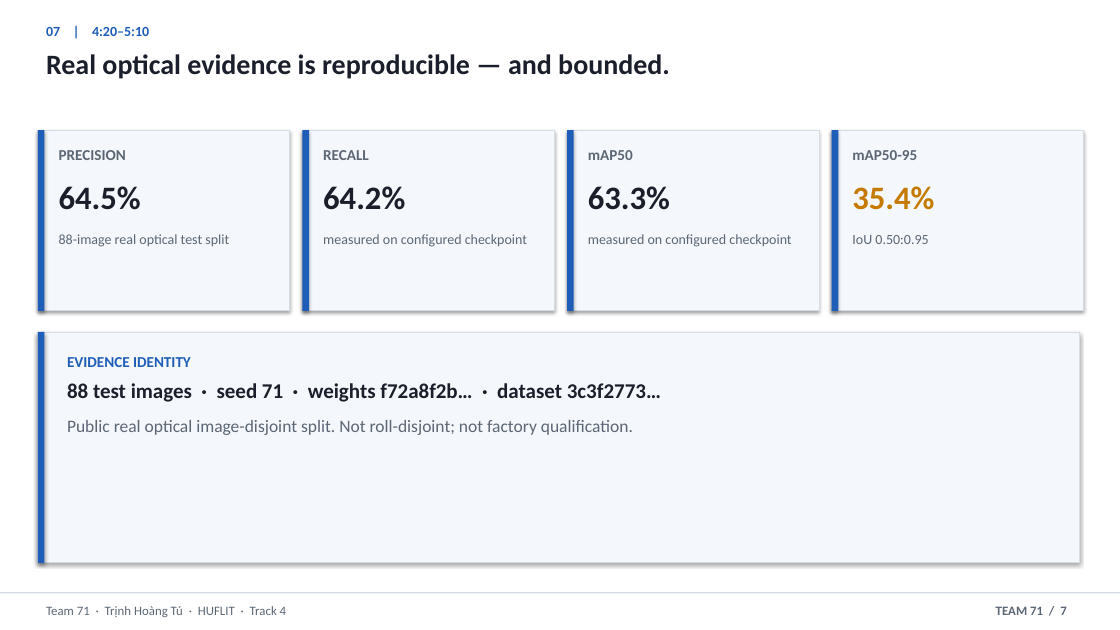
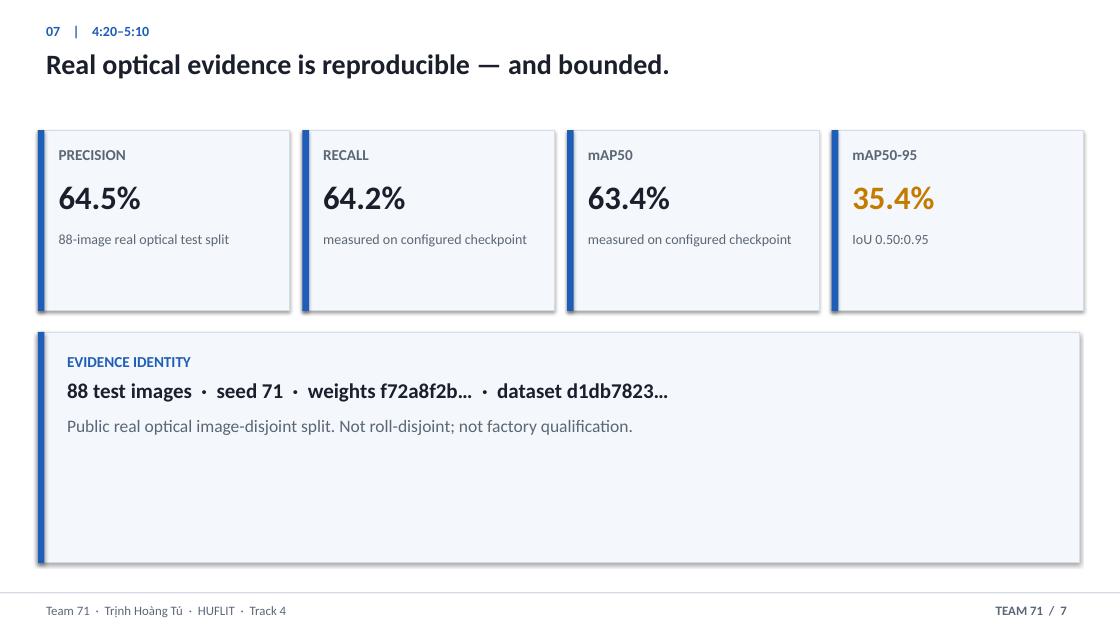
Before and after one commit to thtcsec/securecoating-vision, a slide deck: slide 7 of SecureCoating-Vision_Final_Defense_6min.pptx. Drawn at 1120x630 pixels with LibreOffice and Linux fonts; fonts in the diff are those of the drawing. Boxes give left, top, right and bottom in pixels: in the first picture for what was removed or moved away, otherwise in the second. Text is boxed around its words. In the diff, an @@ line names an element or a change of style, - is before the commit and + after.

```diff
--- a/SecureCoating-Vision_Final_Defense_6min.pptx
+++ b/SecureCoating-Vision_Final_Defense_6min.pptx
@@ text at [588,186,670,210]: text changed @@
-63.3%
+63.4%
@@ text at [67,383,669,402]: text changed @@
-88 test images · seed 71 · weights f72a8f2b… · dataset 3c3f2773…
+88 test images · seed 71 · weights f72a8f2b… · dataset d1db7823…
```
Also in this commit, not shown: 1 other slide changed, 13 other files.
